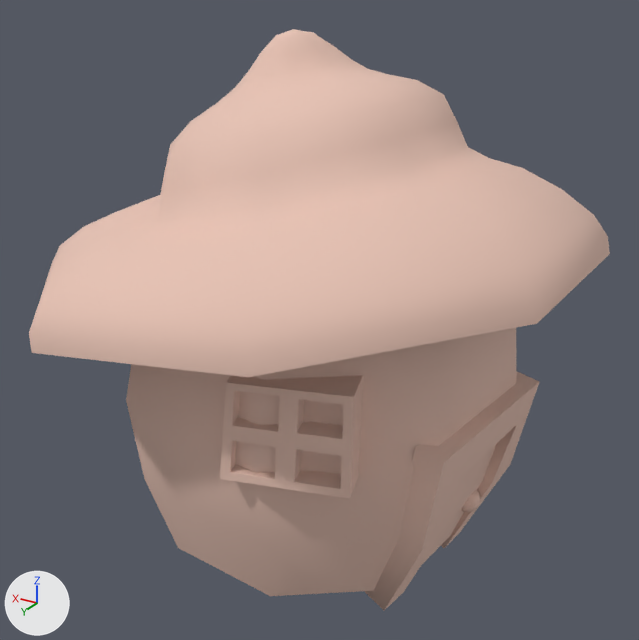
A saved change to the glTF model Assets/Houses/House_Eumling.glb.
Rendered twice from a 50 mm camera at (-2.48, 4.1, 3.34) aimed at (-0.02, 0.0, 1.29). The lights are fixed; the arrows at lower left show +X, +Y and +Z. Where no turn or scale is listed for an object, it has been applied to the vertices. Vertices at the same position are counted once.

The scene before the commit, as lines of its bpy script (objects in view):
```python
me_cube_001 = bpy.data.meshes.new('Cube.001')
me_cube_001.from_pydata(...)  # 41 vertices, 72 faces; spans x -1.15..1.09, y -1.13..1.12, z -1.0..1.08
me_cube_001.materials.append(mat_clayhouse)  # beige #e7c3b4
me_cube_002 = bpy.data.meshes.new('Cube.002')
me_cube_002.from_pydata(...)  # 121 vertices, 232 faces; spans x -1.53..1.5, y -1.56..1.5, z -1.0..0.46
me_cube_002.materials.append(mat_clayhouse)  # beige #e7c3b4
me_cube_004 = bpy.data.meshes.new('Cube.004')
me_cube_004.from_pydata(...)  # 24 vertices, 44 faces; spans x -0.244..0.361, y -0.575..0.557, z -0.568..0.615
me_cube_004.materials.append(mat_clayhouse)  # beige #e7c3b4
me_cube_007 = bpy.data.meshes.new('Cube.007')
me_cube_007.from_pydata(...)  # 49 vertices, 88 faces; spans x -0.795..-0.122, y 0.743..1.172, z -0.089..0.444
me_cube_007.materials.append(mat_clayhouse)  # beige #e7c3b4
# before: 25 (-0.195, 1.019, 0.13), 26 (-0.184, 1.034, -0.042), 27 (-0.401, 0.969, -0.044), 28 (-0.505, 0.91, 0.391), 29 (-0.707, 0.849, 0.393)
# before: 30 (-0.709, 0.859, 0.216), 31 (-0.712, 0.875, -0.047), 32 (-0.495, 0.94, -0.045), 33 (-0.205, 0.999, 0.395), 34 (-0.419, 0.935, 0.396)
# before: 35 (-0.193, 1.014, 0.212), 36 (-0.709, 0.865, 0.13), 37 (-0.414, 0.948, 0.212), 38 (-0.501, 0.922, 0.217), 39 (-0.499, 0.928, 0.13)
# before: 40 (-0.406, 0.956, 0.13)
me_mesh = bpy.data.meshes.new('Mesh')
me_mesh.from_pydata(...)  # 26 vertices, 48 faces; spans x -0.078..0.078, y -0.078..0.078, z -0.078..0.078
me_mesh.materials.append(mat_clayhouse)  # beige #e7c3b4
ob_base = bpy.data.objects.new('base', me_cube_001)
ob_base.location = (0.0, 0.0, 1.0)
ob_doorknob = bpy.data.objects.new('doorknob', me_mesh)
ob_doorknob.location = (-0.981, -0.087, 0.329)
ob_doorstep = bpy.data.objects.new('doorstep', me_cube_004)
ob_doorstep.location = (-0.99, 0.132, 0.458)
ob_roof = bpy.data.objects.new('roof', me_cube_002)
ob_roof.location = (0.048, 0.01, 2.445)
ob_window = bpy.data.objects.new('window', me_cube_007)
ob_window.location = (0.0, 0.021, 1.0)
```
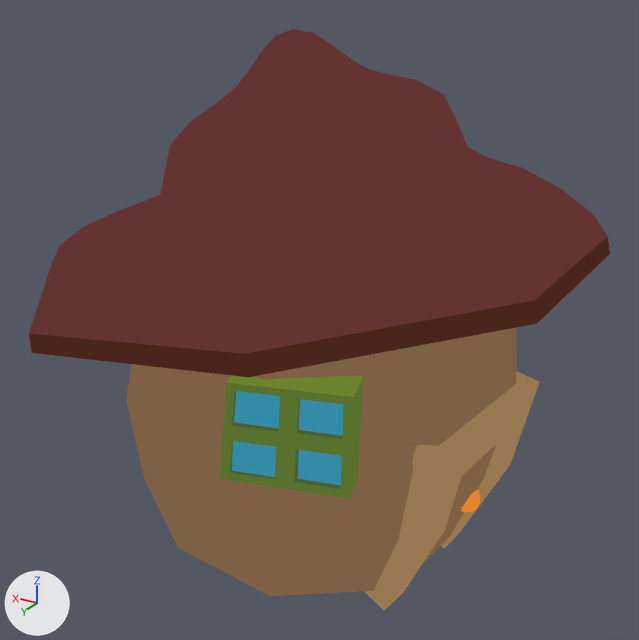
Boxes (x1, y1, x2, y2) around the edits, measured in the pictures (639 x 640 px):
'roof', recoloured, surface changed (beige to brown)
    both: (29, 29, 610, 377)
'base', recoloured, surface changed
    both: (126, 328, 516, 596)
'Plane.015', added
    after: (234, 391, 280, 428)
'Plane.014', added
    after: (299, 399, 343, 436)
'Plane.016', added
    after: (232, 441, 276, 477)
'Plane.017', added
    after: (298, 450, 341, 485)
'doorknob', recoloured (brown to orange)
    both: (461, 490, 480, 512)
part 3 of me_cube_004, recoloured
    both: (364, 371, 539, 610)
part 4 of me_cube_007, deleted (brown)
    before: (308, 400, 343, 474)
part 5 of me_cube_007, recoloured (brown to green)
    both: (220, 375, 363, 499)

Patch to the scene script:
```diff
--- a/Assets/Houses/House_Eumling.glb.py
+++ b/Assets/Houses/House_Eumling.glb.py
@@ mat_eumlingmat @@
+mat_eumlingmat = bpy.data.materials.new('EumlingMat')
+# uses the picture img_eumlingpalette
@@ me_cube_001 @@
 me_cube_001.from_pydata(...)  # 41 vertices, 72 faces; spans x -1.15..1.09, y -1.13..1.12, z -1.0..1.08
-me_cube_001.materials.append(mat_clayhouse)  # beige #e7c3b4
+# me_cube_001 part 1: texture (UV) coordinates of 72 of 72 faces, centred in x -1.09..1.05, y -1.08..1.06, z -0.85..1.05, changed; they spanned u 0.38..0.88, v 0.0..1.0 and now span u 0.64..0.67, v 0.51..0.55
+me_cube_001.materials.append(mat_eumlingmat)
@@ me_cube_002 @@
 me_cube_002.from_pydata(...)  # 121 vertices, 232 faces; spans x -1.53..1.5, y -1.56..1.5, z -1.0..0.46
-me_cube_002.materials.append(mat_clayhouse)  # beige #e7c3b4
+# me_cube_002 part 2: texture (UV) coordinates of 232 of 232 faces, centred in x -1.52..1.49, y -1.55..1.48, z -0.96..0.45, changed; they spanned u 0.38..0.88, v 0.0..1.0 and now span u 0.51..0.61, v 0.39..0.43
+me_cube_002.materials.append(mat_eumlingmat)
@@ me_cube_004 @@
-me_cube_004.from_pydata(...)  # 24 vertices, 44 faces; spans x -0.244..0.361, y -0.575..0.557, z -0.568..0.615
+me_cube_004.from_pydata(...)  # 24 vertices, 30 faces; spans x -0.244..0.361, y -0.575..0.557, z -0.568..0.615
+# me_cube_004 part 3: 30 faces spanning x -0.244..0.361, y -0.575..0.557, z -0.568..0.615 switch from mat_clayhouse (beige #e7c3b4) to mat_eumlingmat
@@ me_mesh @@
 me_mesh.from_pydata(...)  # 26 vertices, 48 faces; spans x -0.078..0.078, y -0.078..0.078, z -0.078..0.078
-me_mesh.materials.append(mat_clayhouse)  # beige #e7c3b4
+me_mesh.materials.append(mat_eumlingmat)
@@ me_cube_007 @@
 # verts and faces of me_cube_007; kept vertices keep their numbers, new ones are numbered from 49
-me_cube_007.from_pydata(...)  # 49 vertices, 88 faces; spans x -0.795..-0.122, y 0.743..1.172, z -0.089..0.444
+me_cube_007.from_pydata(...)  # 49 vertices, 80 faces; spans x -0.795..-0.122, y 0.743..1.172, z -0.089..0.444
+# me_cube_007 part 4
+delete_faces([(33, 37, 34), (33, 35, 37), (28, 30, 29), (28, 38, 30), (31, 36, 39), (31, 39, 32)])
+delete_faces([(25, 27, 40), (25, 26, 27)])
+# me_cube_007 part 5: 80 faces spanning x -0.795..-0.122, y 0.743..1.172, z -0.089..0.444 switch from mat_clayhouse (beige #e7c3b4) to mat_eumlingmat
@@ ob_plane_017 @@
+ob_plane_017 = bpy.data.objects.new('Plane.017', me_plane_008)  # 4 vertices, 2 faces; spans x -1.0..1.0, y -1.0..1.0, z 0.0
+ob_plane_017.location = (-0.643, 1.007, 1.029)
+ob_plane_017.rotation_euler = (-1.493, -0.00805, 0.283)  # degrees (-86, -0.5, 16)
+ob_plane_017.scale = (0.119, 0.112, 0.184)
@@ ob_plane_016 @@
+ob_plane_016 = bpy.data.objects.new('Plane.016', me_plane_008)  # 4 vertices, 2 faces; spans x -1.0..1.0, y -1.0..1.0, z 0.0
+ob_plane_016.location = (-0.333, 1.116, 1.03)
+ob_plane_016.rotation_euler = (-1.493, -0.00805, 0.283)  # degrees (-86, -0.5, 16)
+ob_plane_016.scale = (0.119, 0.112, 0.184)
@@ ob_plane_015 @@
+ob_plane_015 = bpy.data.objects.new('Plane.015', me_plane_008)  # 4 vertices, 2 faces; spans x -1.0..1.0, y -1.0..1.0, z 0.0
+ob_plane_015.location = (-0.324, 1.086, 1.304)
+ob_plane_015.rotation_euler = (-1.493, -0.00805, 0.283)  # degrees (-86, -0.5, 16)
+ob_plane_015.scale = (0.119, 0.112, 0.184)
@@ ob_plane_014 @@
+ob_plane_014 = bpy.data.objects.new('Plane.014', me_plane_008)  # 4 vertices, 2 faces; spans x -1.0..1.0, y -1.0..1.0, z 0.0
+ob_plane_014.location = (-0.62, 0.997, 1.297)
+ob_plane_014.rotation_euler = (-1.493, -0.00805, 0.283)  # degrees (-86, -0.5, 16)
+ob_plane_014.scale = (0.119, 0.112, 0.184)
```
